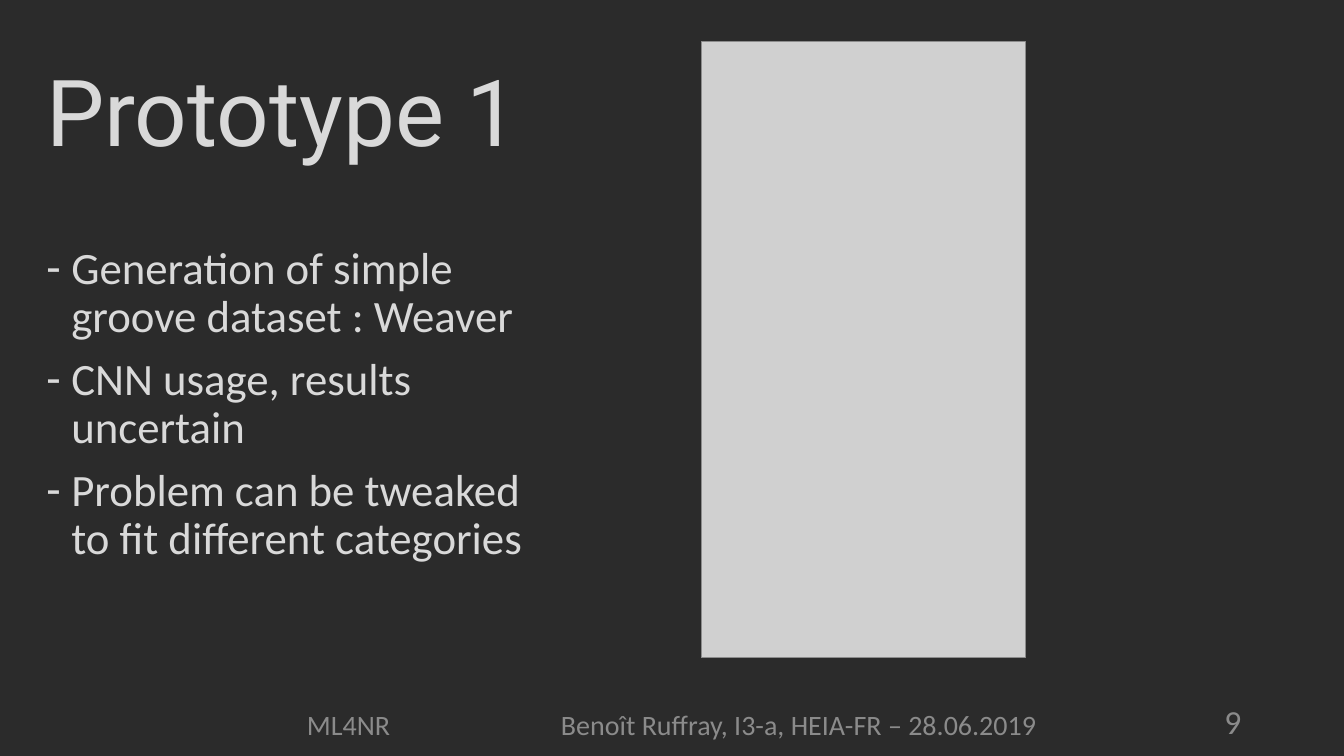
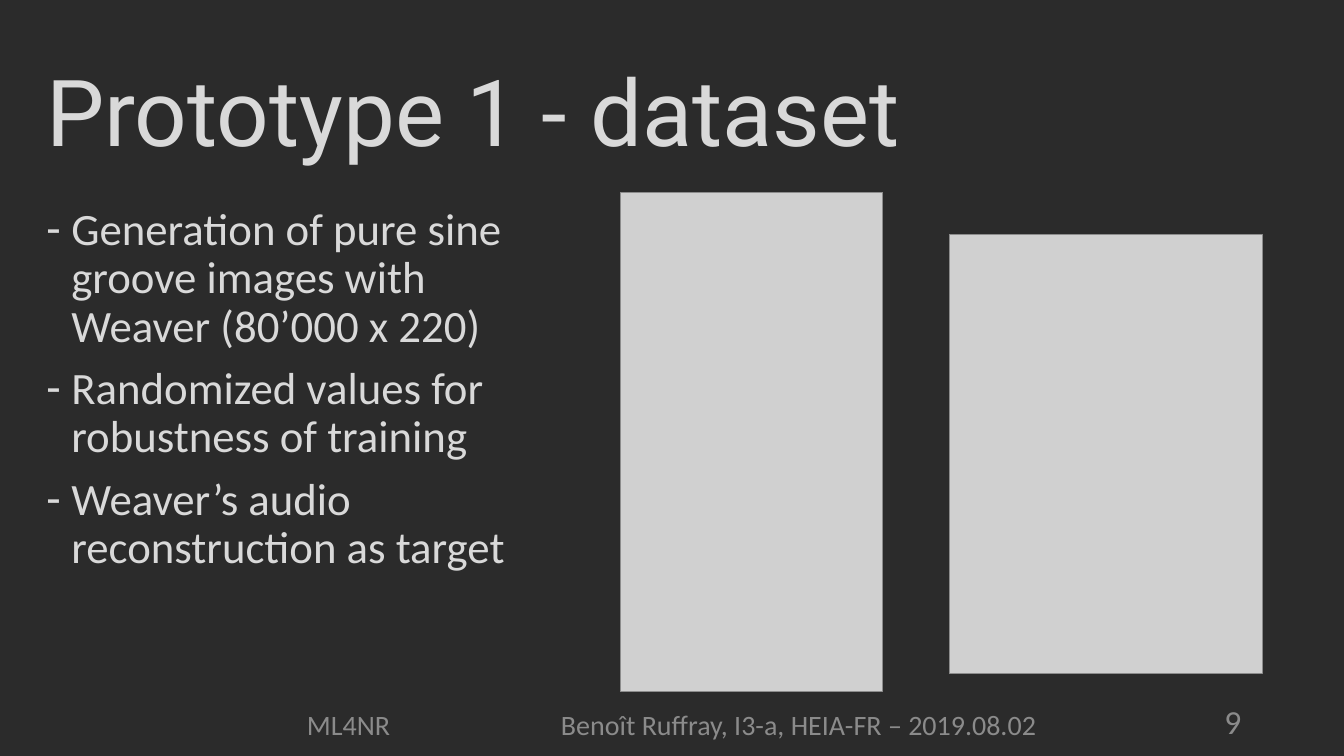
Before and after one commit to Johnatonb/IRENE, a slide deck: slide 9 of doc/presentation/ml4nr.pptx. Drawn at 1344x756 pixels with LibreOffice and Linux fonts; fonts in the diff are those of the drawing; grey boxes stand for pictures; background and template pictures are left out; a plain dark background stands for a picture behind light text. Boxes give left, top, right and bottom in pixels: in the first picture for what was removed or moved away, otherwise in the second. Text is boxed around its words. In the diff, an @@ line names an element or a change of style, - is before the commit and + after.

```diff
--- a/doc/presentation/ml4nr.pptx
+++ b/doc/presentation/ml4nr.pptx
@@ title at (46, 76, 899, 166): text changed @@
-Prototype 1
+Prototype 1 - dataset
@@ picture: place and size @@
-picture at (702, 41, 1026, 657)
+picture at (620, 193, 883, 692)
@@ text at (71, 214, 505, 571): text changed @@
-– Generation of simple groove dataset : Weaver
-– CNN usage, results uncertain
-– Problem can be tweaked to fit different categories
+– Generation of pure sine groove images with Weaver (80’000 x 220)
+– Randomized values for robustness of training
+– Weaver’s audio reconstruction as target
@@ picture added at (950, 234, 1263, 674) @@
@@ text at (307, 716, 1036, 740): text changed @@
-ML4NR Benoît Ruffray, I3-a, HEIA-FR – 28.06.2019
+ML4NR Benoît Ruffray, I3-a, HEIA-FR – 2019.08.02
```
Also in this commit, not shown: 9 other slides changed, 12 slides added, 53 other files.
